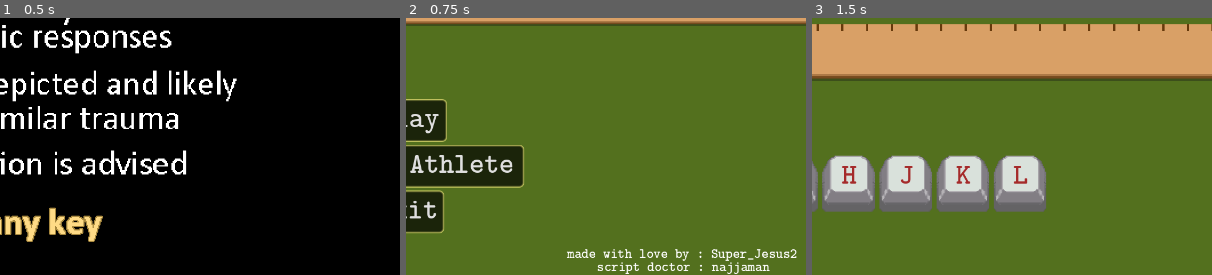
Above: before the commit, frames 1-3 (left to right).
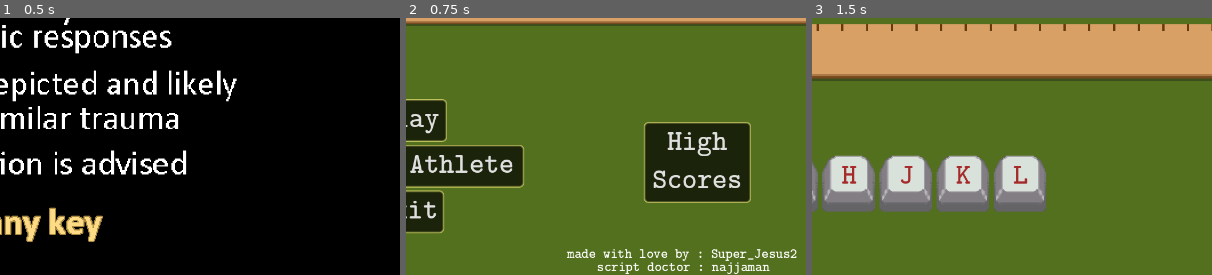
Above: after the commit, the same moments.

Repository: Superjesus2/snailrail
Game: Godot game, scene res://root.tscn
The game is run twice, just before and just after one commit, with the same random seed, the same clock (stepped at 60 frames per second) and the same inputs.
Inputs (mouse positions are % of the whole screen's width and height, from its top left):
- Up to frame 1 (0.5 s): no input
- Up to frame 2 (0.75 s): tap Enter at 0.5 s; move the mouse to (72, 45) at 0.52 s; hold D from 0.53 s (still down); tap E at 0.6 s
- Up to frame 3 (1.5 s): release D at 1.25 s; click "Play" at 1.25 s
The pictures show only the part of the screen within x 50-100%, y 50-100%; the shares and areas given below are measured in that part.

Frame 1 is identical in both runs. In frame 2, 8.4% of the frame differs, in the area x 59-87%, y 40-72%; in frame 3, nothing differs.

Commit message:
unfinalized

Diff:
--- a/godot/game.gd
+++ b/godot/game.gd
@@ -1,7 +1,7 @@
 extends Node
 
 var elapsed_time = 0
-var the_timer = 0
+var the_timer : float = 0
 var start_timer = 3
 var game_over
 var has_started = false
@@ -136,7 +136,7 @@
 		if player_pos_x > finish_line_pos_x :
 			itsa_win()
 		# jusqu'à la mort
-		if the_timer > 60 :
+		if the_timer > 60. :
 			itsa_loose()
 
 		# Le temps passe :
@@ -147,7 +147,7 @@
 		the_timer = elapsed_time
 	if not game_over :
 		%chrono_timer.text = "%.2f" % the_timer + 's'
-		globals.distance = snapped((player_pos_x/83), 0.1)
+		globals.distance = str(float(snapped((player_pos_x/83), 0.1)))
 	# L'espace tend :
 	%distance_counter.text = str(globals.distance) + ' cm'
 	# Le score s'tasse :
@@ -175,23 +175,23 @@
 func itsa_win():
 	vitesse = 0
 	if not game_over :
-		globals.time = snapped(the_timer, 0.01)
+		globals.time = float(snapped(the_timer, 0.01))
 		%chrono_timer.text = "%.2f" % globals.time + 's'
-		scores()
 		%keyboard_keys.visible = false
 		%keyboard_labels.visible = false
+		scores()
 	game_over = true
 
 func itsa_loose():
 	vitesse = 0
 	if not game_over :
-		if the_timer > 60 :
-			the_timer = 60
-		globals.time = snapped(the_timer, 0.01)
+		if the_timer > 60. :
+			the_timer = 60.
+		globals.time = float(snapped(the_timer, 0.01))
 		%chrono_timer.text = "%.2f" % globals.time + 's'
-		scores()
 		%keyboard_keys.visible = false
 		%keyboard_labels.visible = false
+		scores()
 	game_over = true
 
 func animate():
@@ -201,18 +201,28 @@
 	$player.texture = load(player_sprite[animator])
 
 func scores():
-
 	$HUD/scores_name.visible = true
-	await Leaderboards.ready_to_send
+	Signal(Leaderboards.ready_to_send).connect(func():send_score())
+	Signal(Leaderboards.dont_send).connect(func():dont_send_score())
+	Signal(Leaderboards.data_sent).connect(func():data_sent())
+func send_score():
 	globals.high_scores.append([globals.players[globals.player_selected],\
 								globals.time,\
 								globals.distance,\
 								globals.errors,\
 								globals.player_name])
+	print('error 3')
+	print(globals.high_scores)
 	globals.times_played += 1
 	Leaderboards.add_data()
+func data_sent():
 	%back_button.visible = true
 	%retry_button.visible = true
+func dont_send_score():
+	%back_button.visible = true
+	%retry_button.visible = true
+
+
 
 func validate_input(expect_key, _event):
 	expect_key.clear()
--- a/godot/globals.gd
+++ b/godot/globals.gd
@@ -2,8 +2,8 @@
 
 var just_started = true
 var player_selected = 0
-var time : float = 60
-var distance : float = 0
+var time = 60
+var distance = 0
 var errors = 0
 var player_name = ''
 #var best_players = ["snail", "slug", "elephant"]
--- a/godot/leaderboards.gd
+++ b/godot/leaderboards.gd
@@ -4,8 +4,11 @@
 #		if event.is_pressed() and not event.is_echo():
 #			get_data()
 
+var submitting
 signal completed
 signal ready_to_send
+signal dont_send
+signal data_sent
 var my_data = {}
 var client = HTTPClient.new()
 const url_submit = 'https://docs.google.com/forms/u/0/d/e/1FAIpQLScaqMBte_LD9kXVQPi6g6JtzU_Oy-K6v5QwfYxdA_FnsT5kaw/formResponse'
@@ -29,7 +32,6 @@
 			"\nThe input string was:\n" + json_raw)
 		return
 	my_data = json.data
-	print(my_data)
 	completed.emit()
 
 func get_data() :
@@ -55,3 +57,4 @@
 	var err = http.request(url_submit,headers,HTTPClient.METHOD_POST,user_data)
 	if err :
 		http.queue_free()
+	data_sent.emit()
--- a/godot/root.gd
+++ b/godot/root.gd
@@ -15,8 +15,8 @@
 	$exit_button.pressed.connect(func():exit())
 	$player.texture = load(player_sprite[0])
 
-	if globals.first_try :
-		$scores_button.visible = false
+#	if globals.first_try :
+#		$scores_button.visible = false
 
 func high_scores():
 	get_tree().change_scene_to_file("res://scores.tscn")
--- a/godot/scores.gd
+++ b/godot/scores.gd
@@ -2,8 +2,6 @@
 
 
 func scoring():
-
-#	print(Leaderboards.my_data)
 
 	for each in Leaderboards.my_data :
 		var index = Leaderboards.my_data.find(each)
@@ -51,7 +49,7 @@
 			best_player.custom_minimum_size = Vector2(240,192)
 			best_player.expand_mode = TextureRect.EXPAND_IGNORE_SIZE
 		best_player.texture = load(globals.animals[player_sprite]['sprite'][0])
-		best_name.text = Leaderboards.my_data[index]['name']
+		best_name.text = str(Leaderboards.my_data[index]['name'])
 		best_time.text = str(Leaderboards.my_data[index]['time']) + 's'
 		best_distance.text = str(Leaderboards.my_data[index]['distance']) + 'cm'
 		best_error.text = str(Leaderboards.my_data[index]['errors'])
@@ -68,7 +66,7 @@
 		best_time.modulate = Color.from_hsv(hue_time,1,1)
 
 	$scroller.vertical_scroll_mode = 1
-
+	$load_label.visible = false
 
 func _ready():
 
--- a/godot/scores.tscn
+++ b/godot/scores.tscn
@@ -67,3 +67,10 @@
 size_flags_horizontal = 3
 texture = ExtResource("3_cpqqx")
 expand_mode = 1
+
+[node name="load_label" type="Label" parent="."]
+offset_left = 576.0
+offset_top = 352.0
+offset_right = 836.0
+offset_bottom = 422.0
+text = "Loading..."
--- a/godot/scores_name.gd
+++ b/godot/scores_name.gd
@@ -1,11 +1,18 @@
 extends Control
 
 func _ready():
-
 	$sub_button.pressed.connect(func():submit())
+	$nosub_button.pressed.connect(func():no_sub())
 
 func submit():
 	if $name_in.text != '':
 		self.visible = false
 		globals.player_name = $name_in.text
+		print(globals.player_name)
+		Leaderboards.submitting = true
 		Leaderboards.ready_to_send.emit()
+
+func no_sub():
+	self.visible = false
+	Leaderboards.submitting = false
+	Leaderboards.dont_send.emit()
--- a/godot/scores_name.tscn
+++ b/godot/scores_name.tscn
@@ -29,3 +29,11 @@
 offset_right = 792.0
 offset_bottom = 803.0
 text = "Submit"
+
+[node name="nosub_button" type="Button" parent="."]
+layout_mode = 0
+offset_left = 536.0
+offset_top = 808.0
+offset_right = 872.0
+offset_bottom = 883.0
+text = "Don't submit"
Not shown, changed: godot/export_presets.cfg
Not shown, changed: godot/resources and assets/zoolympics_3.ogg.import
Not shown, changed: godot/zoolympics10/index.apple-touch-icon.png.import
Not shown, changed: godot/zoolympics10/index.icon.png.import
Not shown, changed: godot/zoolympics10/index.png.import
Binary file added: godot/zoolympics11/index.apple-touch-icon.png
Not shown, added: godot/zoolympics11/index.apple-touch-icon.png.import
Binary file added: godot/zoolympics11/index.icon.png
Not shown, added: godot/zoolympics11/index.icon.png.import
Binary file added: godot/zoolympics11/index.png
Not shown, added: godot/zoolympics11/index.png.import
Not shown, changed: godot/zoolympics10.zip
(and 9 more such lines)
